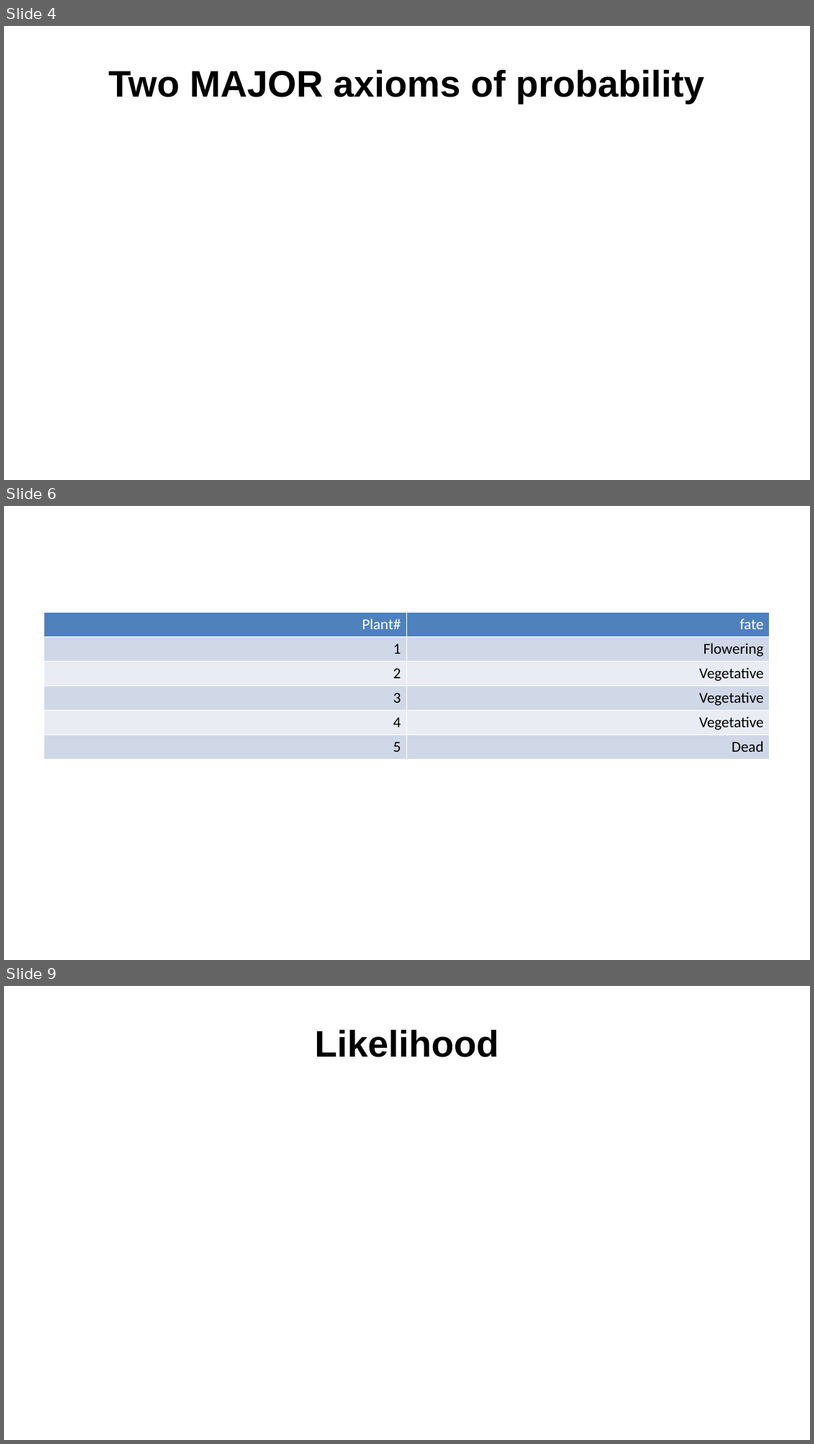
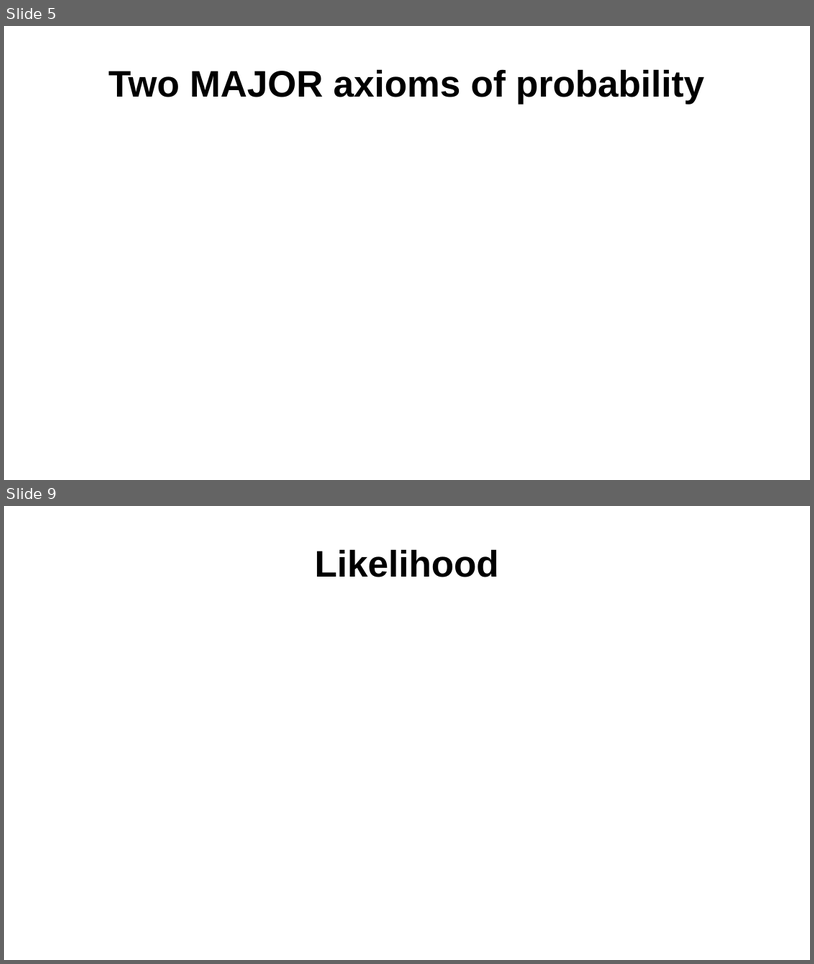
Before and after one commit to Aariq/ecological-stats, a slide deck: lectures/2-likelihood-slide-rev.pptx. Shown one above the other, each under a label of ours: slides 4, 6 and 9 before the commit, slides 5 and 9 after it; the slides between them are not shown. The pictures are 814x1444 and 814x964 pixels, drawn with LibreOffice and Linux fonts; fonts in the diff are those of the drawing; grey boxes stand for pictures. Boxes give left, top, right and bottom in pixels: in the first picture for what was removed or moved away, otherwise in the second. Text is boxed around its words. In the diff, an @@ line names an element or a change of style, - is before the commit and + after.

```diff
--- a/lectures/2-likelihood-slide-rev.pptx
+++ b/lectures/2-likelihood-slide-rev.pptx
@@ slide 6 removed at (4,506,810,960), background #FFFFFF @@
@@ table removed at (44,612,771,911), 6 rows, 2 columns @@
-Plant# | fate
-1 | Flowering
-2 | Vegetative
-3 | Vegetative
-4 | Vegetative
-5 | Dead
@@ what was slide 4 is now slide 5 @@
```
Also in this commit, not shown: 5 slides changed, 3 slides added, 4 other slides removed, 4 other files.
